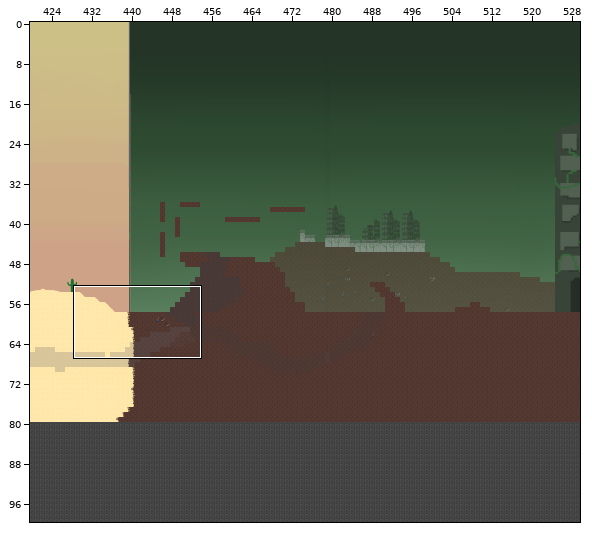
One commit to this Tiled map (JSON): 2026_ID_Floioide/data/maps/map.tmj. The picture above shows the old version from afar; the outline marks the close-up.
Close-up. Before the edit:
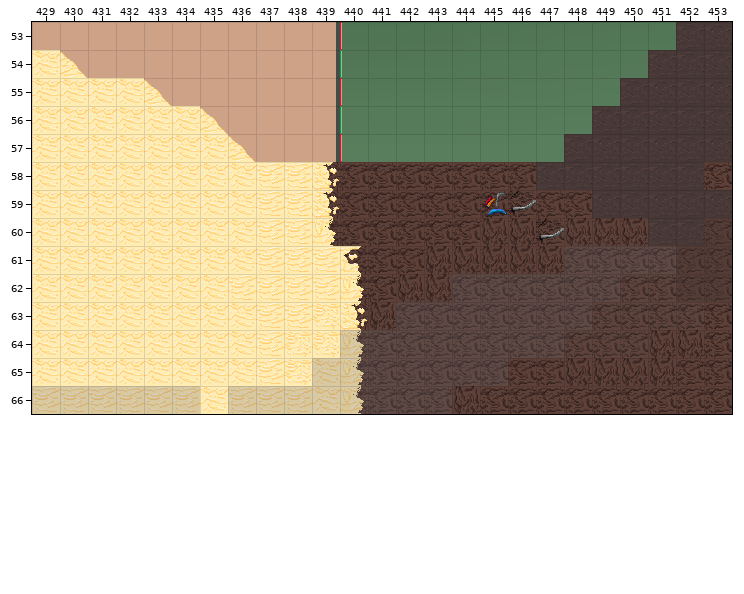
Cells are 32x32 px. Shown: x 429..453, y 53..66. The commit also changed other parts of the map, which this record leaves out.
The result:
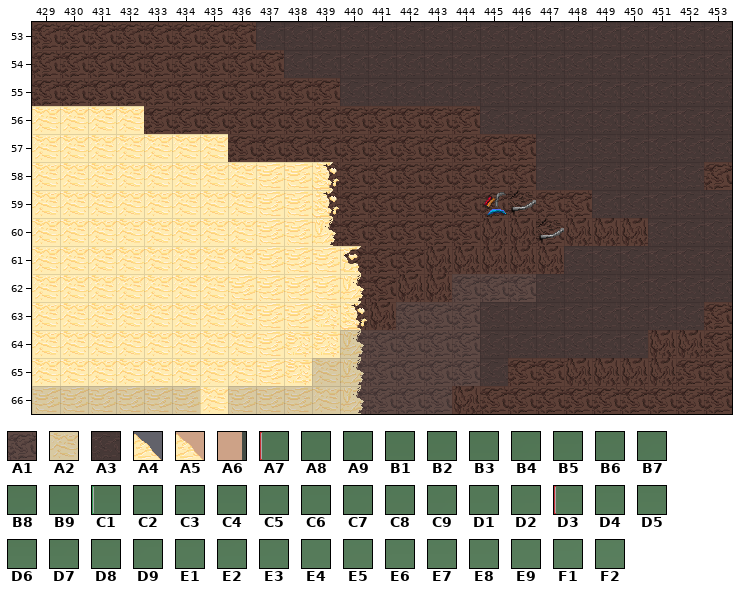
Key: from "tile": A1 2, A2 760, A3 1145, A4 1338, A5 9213, A6 9252, A7 10083, A8 10084, A9 10085, B1 10086, B2 10087, B3 10088, B4 10089, B5 10090, B6 10091, B7 10092, B8 10093, B9 10094, C1 10273, C2 10274, C3 10275, C4 10276, C5 10277, C6 10278, C7 10279, C8 10280, C9 10281, D1 10282, D2 10283, D3 10463, D4 10464, D5 10465, D6 10466, D7 10467, D8 10468, D9 10469, E1 10470, E2 10471, E3 10472, E4 10656, E5 10657, E6 10658, E7 10659, E8 10660, E9 10661, F1 10849, F2 10850.
__ is an empty cell, ## one hidden under a higher layer, .. an unchanged one.
See-through tiles are keyed as they look on the map.
Diff:
--- layer "back-ground"
@@ x 429..451 @@
-53 A5 A5 A5 A5 A5 A5 A5 A5 A5 A5 A6 A7 A8 A9 B1 B2 B3 B4 B5 B6 B7 B8 B9
-54 .. A5 A5 A5 A5 A5 A5 A5 A5 A5 A6 C1 C2 C3 C4 C5 C6 C7 C8 C9 D1 D2 ..
-55 .. .. .. .. A5 A5 A5 A5 A5 A5 A6 D3 D4 D5 D6 D7 D8 D9 E1 E2 E3 .. ..
-56 .. .. .. .. .. .. .. .. .. .. .. .. .. .. E4 E5 E6 E7 E8 E9 .. .. ..
-57 .. .. .. .. .. .. .. .. .. .. .. .. .. .. .. .. .. F1 F2 .. .. .. ..
+53 ## ## ## ## ## ## ## ## A3 A3 A3 A3 A3 A3 A3 A3 A3 A3 A3 A3 A3 A3 A3
+54 .. ## ## ## ## ## ## ## ## A3 A3 A3 A3 A3 A3 A3 A3 A3 A3 A3 A3 A3 ..
+55 .. .. .. .. ## ## ## ## ## ## ## A3 A3 A3 A3 A3 A3 A3 A3 A3 A3 .. ..
+56 .. .. .. .. .. .. .. .. .. .. .. .. .. .. ## ## A3 A3 A3 A3 .. .. ..
+57 .. .. .. .. .. .. .. .. .. .. .. .. .. .. .. .. .. ## A3 .. .. .. ..
@@ x 445..452 @@
-61 .. .. .. A1 A1 A1 A1 ..
-62 .. .. A1 A1 A1 A1 A1 ..
-63 A1 A1 A1 A1 A1 A1 A1 A1
-64 A1 A1 A1 A1 A1 A1 .. ..
-65 A1 .. .. .. .. .. .. ..
+61 .. .. .. A3 A3 A3 A3 ..
+62 .. .. A3 A3 A3 A3 A3 ..
+63 A3 A3 A3 A3 A3 A3 A3 A3
+64 A3 A3 A3 A3 A3 A3 .. ..
+65 A3 .. .. .. .. .. .. ..
--- layer "back-ground arbre etc"
@@ x 448..452 @@
-62 .. .. A1 A1 ..
-63 .. A1 A1 A1 A1
-64 A1 A1 A1 .. ..
+62 .. .. __ __ ..
+63 .. __ __ __ __
+64 __ __ __ .. ..
--- layer "front"
@@ x 429..446 @@
-53 __ __ __ __ __ __ __ __ .. .. .. .. .. .. .. .. .. ..
-54 A2 A4 __ __ __ __ __ __ __ .. .. .. .. .. .. .. .. ..
-55 A2 A2 A2 A2 A4 __ __ __ __ __ __ .. .. .. .. .. .. ..
-56 .. .. .. .. A2 A2 A4 __ __ __ __ __ __ __ __ __ .. ..
-57 .. .. .. .. .. .. .. A4 __ __ __ __ __ __ __ __ __ __
+53 A1 A1 A1 A1 A1 A1 A1 A1 .. .. .. .. .. .. .. .. .. ..
+54 A1 A1 A1 A1 A1 A1 A1 A1 A1 .. .. .. .. .. .. .. .. ..
+55 A1 A1 A1 A1 A1 A1 A1 A1 A1 A1 A1 .. .. .. .. .. .. ..
+56 .. .. .. .. A1 A1 A1 A1 A1 A1 A1 A1 A1 A1 A1 A1 .. ..
+57 .. .. .. .. .. .. .. A1 A1 A1 A1 A1 A1 A1 A1 A1 A1 A1
Boxes around the changes in both close-ups, in picture pixels (x1, y1, x2, y2):
changed: (32, 22, 676, 162)
changed: (480, 246, 704, 386)
